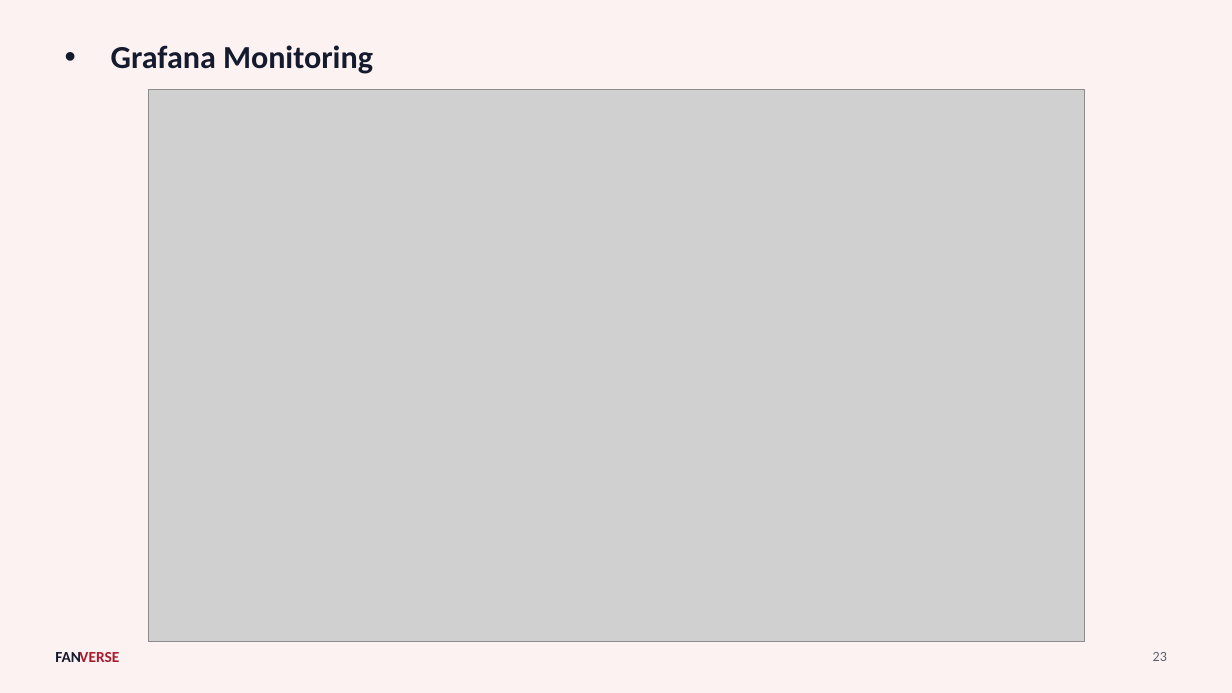
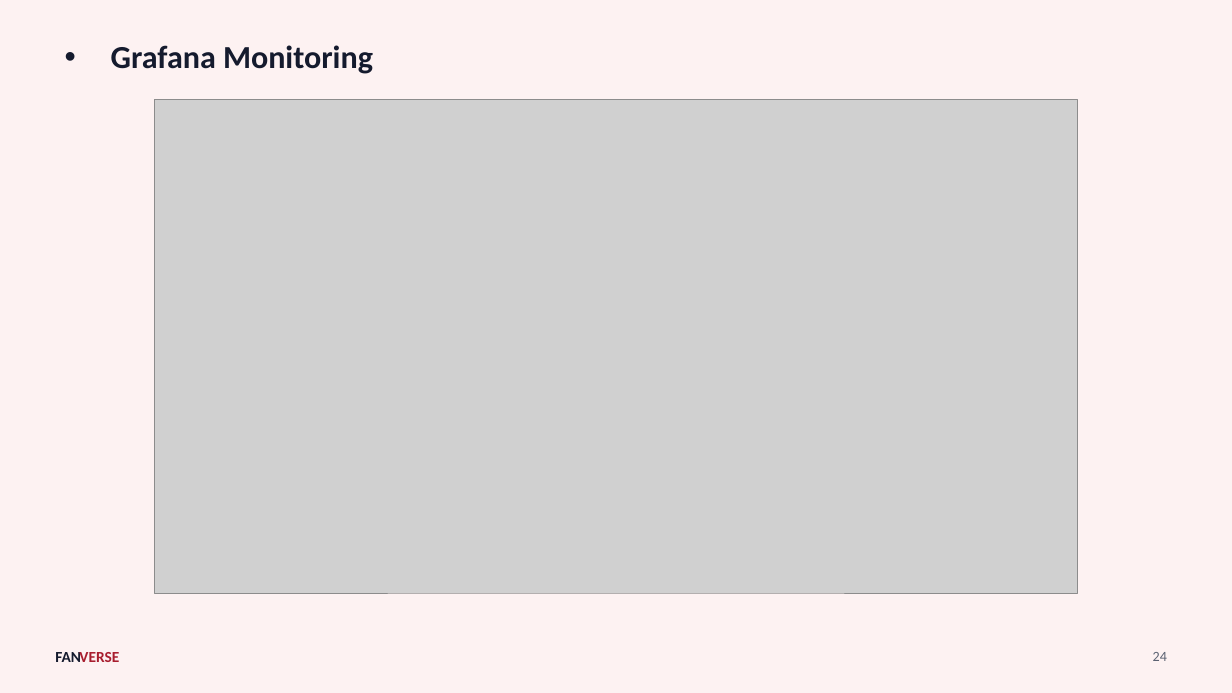
Before and after one commit to Vaishnavi-Shetti/dumpRepo, a slide deck: slide 24 of FANVERSE_Presentation (1).pptx (slide 23 before the commit). Drawn at 1232x693 pixels with LibreOffice and Linux fonts; fonts in the diff are those of the drawing; grey boxes stand for pictures. Boxes give left, top, right and bottom in pixels: in the first picture for what was removed or moved away, otherwise in the second. Text is boxed around its words. In the diff, an @@ line names an element or a change of style, - is before the commit and + after.

```diff
--- a/FANVERSE_Presentation (1).pptx
+++ b/FANVERSE_Presentation (1).pptx
@@ picture: place and size @@
-picture at bbox=[149, 90, 1085, 642]
+picture at bbox=[154, 100, 1079, 593]
@@ page number at bbox=[1153, 652, 1167, 661]: text changed @@
-23
+24
```
Also in this commit, not shown: 1 other slide changed, 2 slides added.
